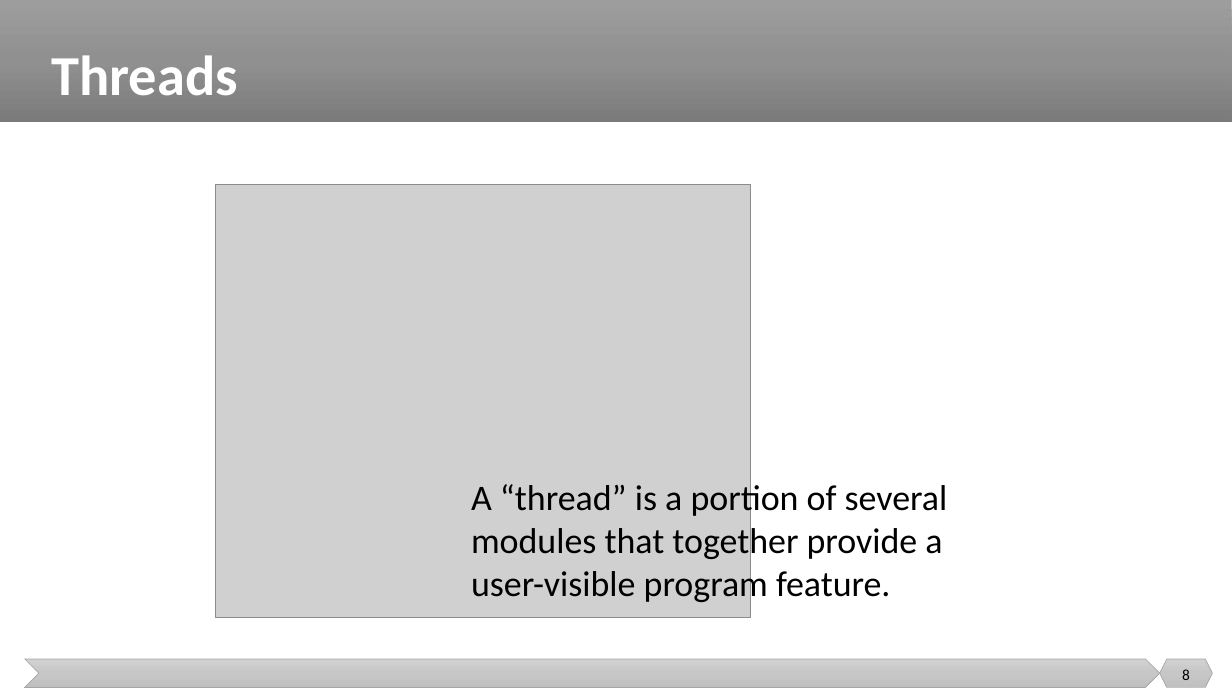
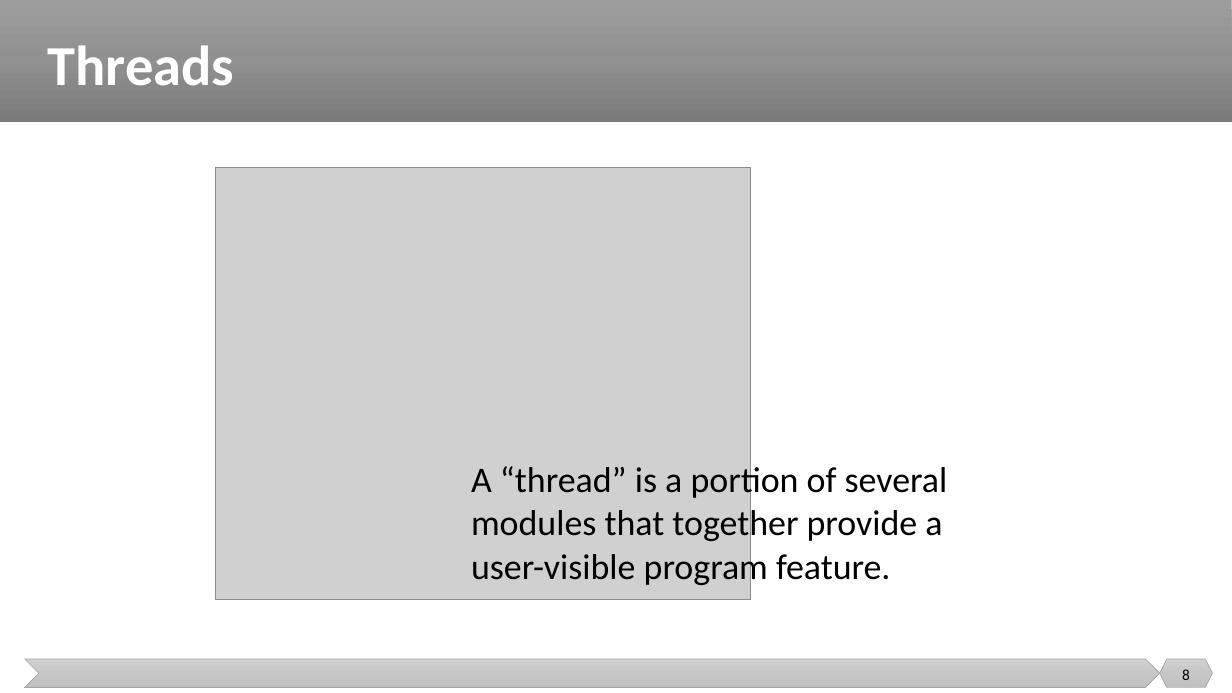
Before and after one commit to malenezi/malenezi, a slide deck: slide 8 of new_SE401/Lectures/8-Integration, System and Regression Testing/System Testing.pptx. Drawn at 1232x693 pixels with LibreOffice and Linux fonts; fonts in the diff are those of the drawing; grey boxes stand for pictures. Boxes give left, top, right and bottom in pixels: in the first picture for what was removed or moved away, otherwise in the second. Text is boxed around its words. In the diff, an @@ line names an element or a change of style, - is before the commit and + after.

```diff
--- a/new_SE401/Lectures/8-Integration, System and Regression Testing/System Testing.pptx
+++ b/new_SE401/Lectures/8-Integration, System and Regression Testing/System Testing.pptx
@@ title "Threads": place and size @@
-title "Threads" at <box>51,55,238,95</box>
+title "Threads" at <box>48,45,235,85</box>
@@ picture: place and size @@
-picture at <box>215,185,750,617</box>
+picture at <box>215,167,750,600</box>
@@ text "A “thread” is a portion ...": place and size @@
-text "A “thread” is a portion ..." at <box>471,480,948,605</box>
+text "A “thread” is a portion ..." at <box>471,463,948,588</box>
```
Also in this commit, not shown: 15 other slides changed, 6 slides added, 2 slides removed, 1 other file.
